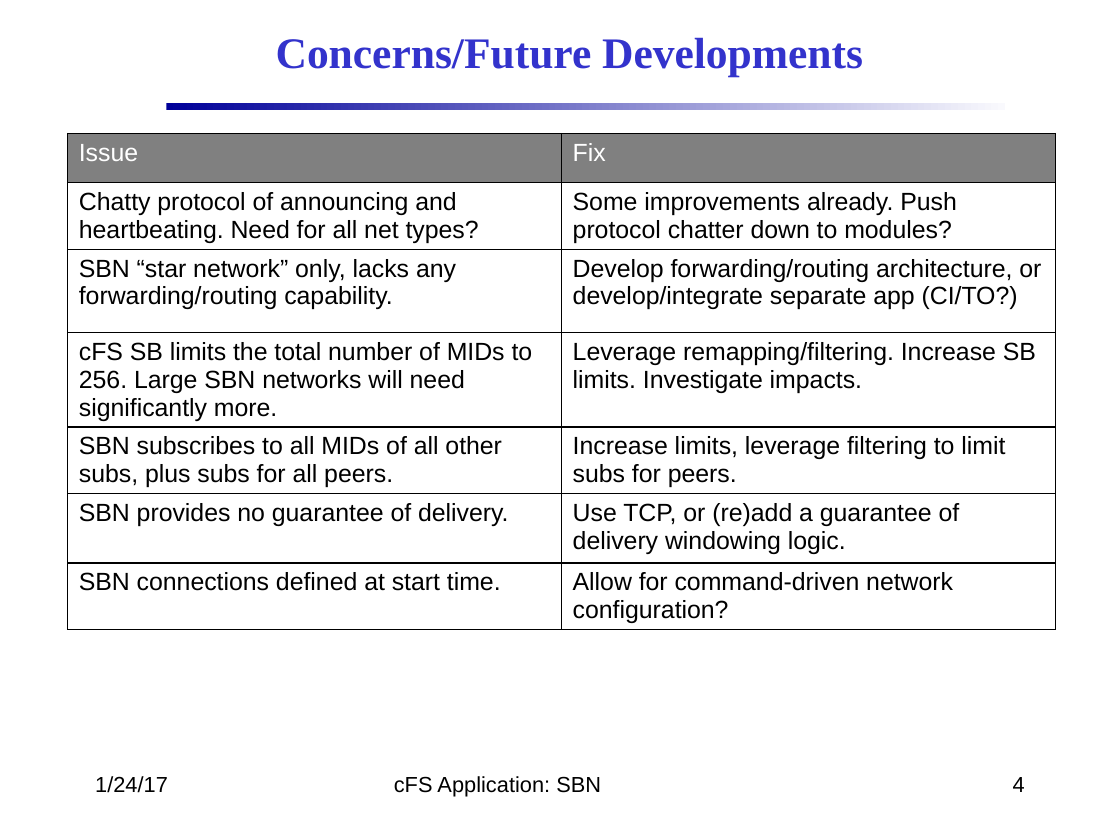
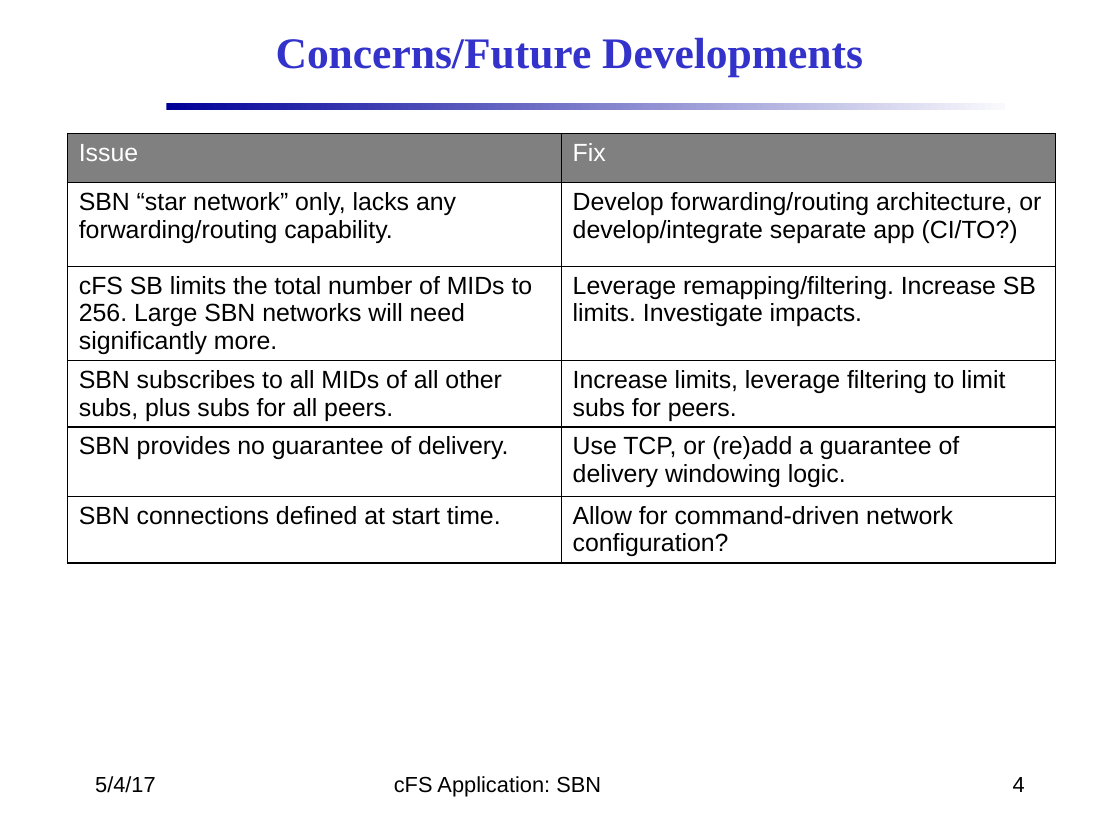
Before and after one commit to nasa/SBN, a slide deck: slide 4 of docs/SBN_Design.pptx. Drawn at 1120x840 pixels with LibreOffice and Linux fonts; fonts in the diff are those of the drawing; background and template pictures are left out. Boxes give left, top, right and bottom in pixels: in the first picture for what was removed or moved away, otherwise in the second. Text is boxed around its words. In the diff, an @@ line names an element or a change of style, - is before the commit and + after.

```diff
--- a/docs/SBN_Design.pptx
+++ b/docs/SBN_Design.pptx
@@ table at (67, 133, 1055, 579) @@
-row 2: Chatty protocol of announcing and heartbeating. Need for all net types? | Some improvements already. Push protocol chatter down to modules?
@@ text at (95, 776, 156, 793): text changed @@
-1/24/17
+5/4/17
```
Also in this commit, not shown: 19 other slides changed, 1 slide added.
